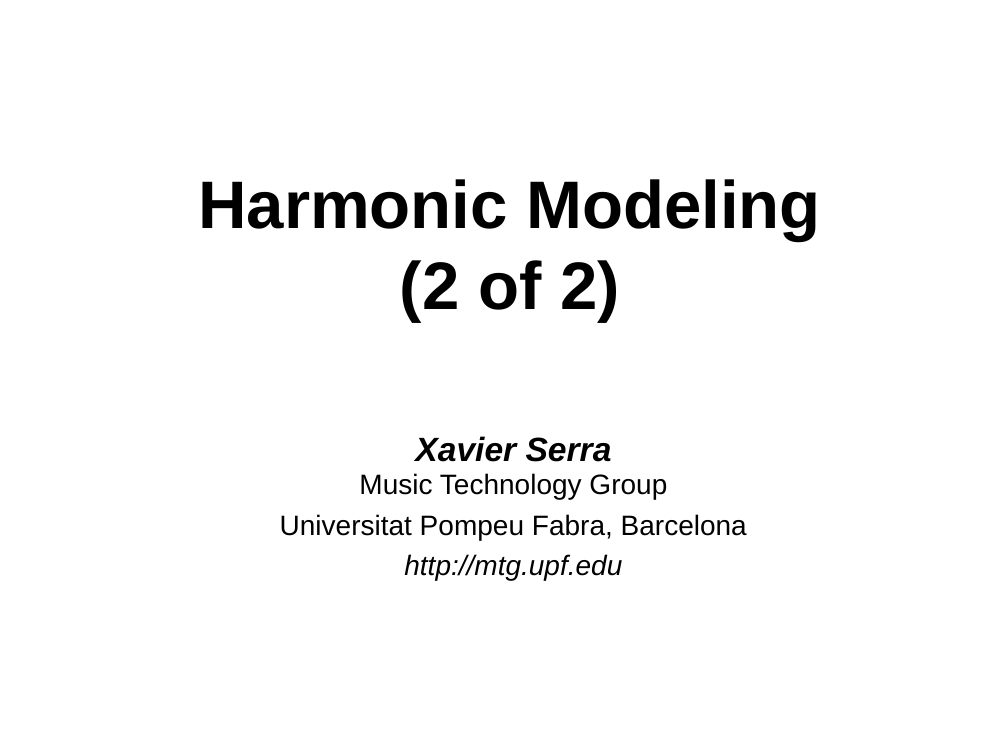
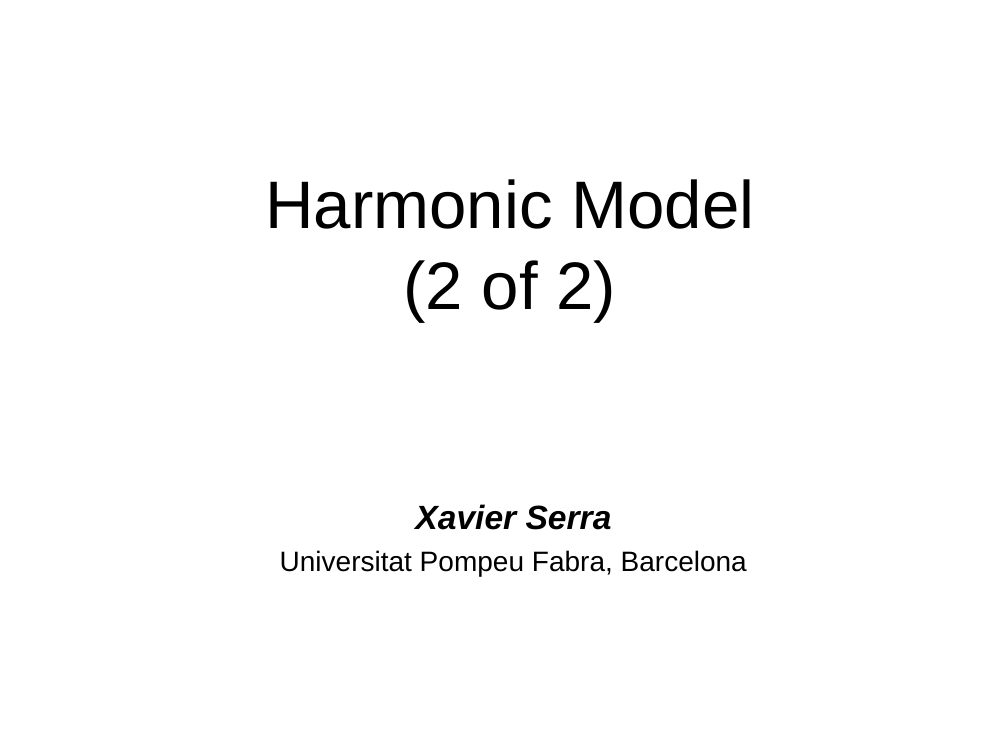
Before and after one commit to MTG/sms-tools, a slide deck: slide 1 of lectures/6-Harmonic-model/Harmonic-model-2.odp. Drawn at 1008x756 pixels with LibreOffice and Linux fonts; fonts in the diff are those of the drawing. Boxes give left, top, right and bottom in pixels: in the first picture for what was removed or moved away, otherwise in the second. Text is boxed around its words. In the diff, an @@ line names an element or a change of style, - is before the commit and + after.

```diff
--- a/lectures/6-Harmonic-model/Harmonic-model-2.odp
+++ b/lectures/6-Harmonic-model/Harmonic-model-2.odp
@@ title at box(265, 179, 754, 322): text changed; bold off @@
-Harmonic Modeling
-(2 of 2)
+Harmonic Model
+(2 of 2)
@@ text "Xavier Serra": place and size @@
-text "Xavier Serra" at box(280, 436, 747, 580)
+text "Xavier Serra" at box(280, 504, 747, 576)
@@ text at box(415, 504, 612, 530): text changed; size 20 to 24 pt; bold on; italic on @@
-Xavier Serra
-Music Technology Group
+Xavier Serra
@@ text at box(404, 554, 622, 580): paragraph removed @@
-http://mtg.upf.edu
```
Also in this commit, not shown: 2 other slides changed, 7 slides removed, 31 other files.
